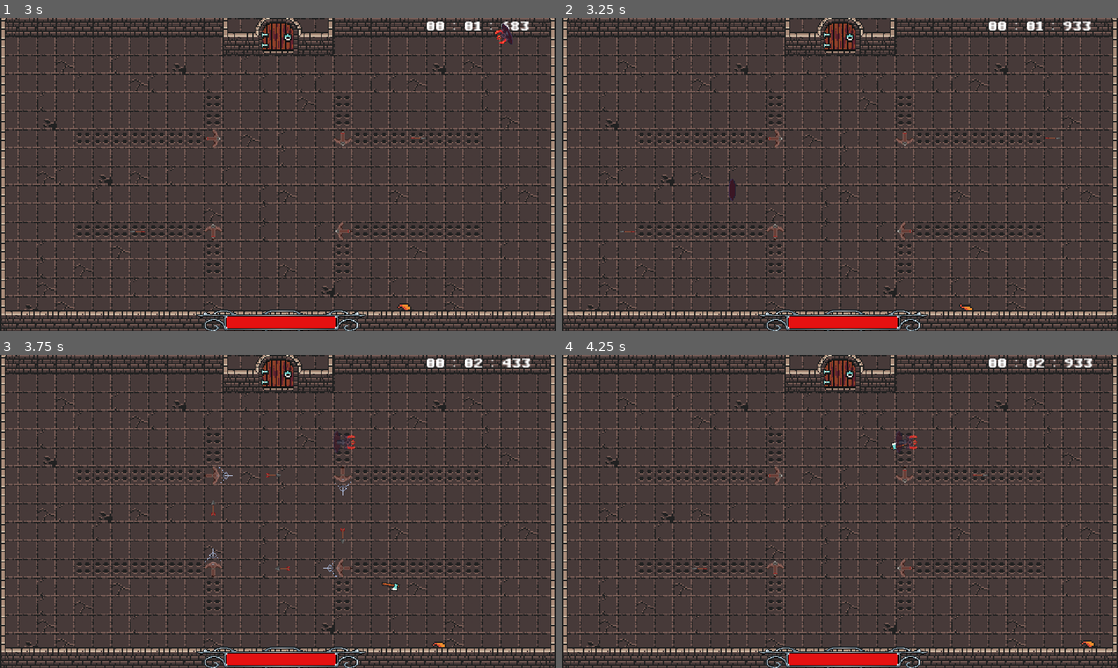
Above: before the commit, frames 1-4 (two rows, left to right).
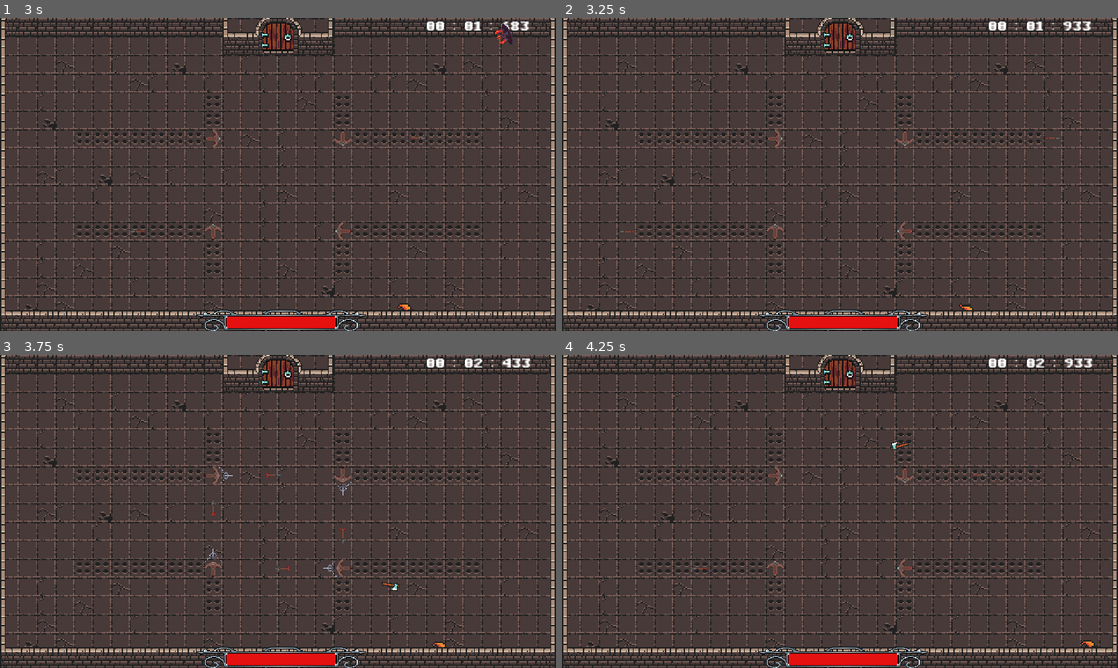
Above: after the commit, the same moments.

Repository: Thomas-Raveneau/SocialDungeons
Game: Godot game, scene res://Scenes/Menus/Main/Main.tscn
The game is run twice, just before and just after one commit, with the same random seed, the same clock (stepped at 60 frames per second) and the same inputs.
Inputs (mouse positions are in pixels of both pictures, inside the frame that each line leads up to):
- Up to frame 1 (3 s): click (278, 143) at 0.5 s; click "Current highscore for Dungeon…" at 1.25 s; move the mouse to (511, 30) at 2.02 s; hold D (move_right) 2.03-2.78 s; hold A (action_spell_02) 2.03-2.78 s; move the mouse to (166, 190) at 2.77 s; hold S (move_down) from 2.78 s (still down); tap Shift (action_dash) at 2.85 s
- Up to frame 2 (3.25 s): keep holding S (move_down); tap A (action_spell_02) at 3.05 s
- Up to frame 3 (3.75 s): move the mouse to (333, 442) at 3.52 s; release S (move_down) at 3.53 s; hold D (move_right) from 3.53 s (still down); hold A (action_spell_02) from 3.53 s (still down); click (333, 442) at 3.6 s
- Up to frame 4 (4.25 s): keep holding D (move_right); keep holding A (action_spell_02)

Frame 1 is identical in both runs. In frame 2, less than 0.1% of the frame differs, in the area x 30-32%, y 51-59%; in frame 3, 0.1%, in the area x 60-64%, y 24-32%; in frame 4, 0.1%.

Commit message:
[ADD] - portal spear attack cooldown and utils

Diff:
--- a/Scenes/Player/Player.gd
+++ b/Scenes/Player/Player.gd
@@ -19,12 +19,17 @@
 export var BASIC_ATTACK_SPEED: float = 15.0
 export var BASIC_ATTACK_DAMAGE: float = 5.0
 export var BASIC_ATTACK_COOLDOWN: float = 0.1
+export var PORTAL_SPEAR_ATTACK_DAMAGE: float = 5.0
+export var PORTAL_SPEAR_ATTACK_COOLDOWN: float = 1.0
 
 # SPELLS TIMERS
 onready var basic_attack_timer: Timer = $BasicAttackTimer
+onready var portal_spear_attack_timer: Timer = $PortalSpearAttackTimer
 
 # SPELLS UTILS
-var can_basic_attack = true
+var can_basic_attack: bool = true
+var can_portal_spear_attack: bool = true
+var current_portal_spear_attack = null
 
 # DAMAGE PARTICLE UTILS
 var damage_particle_dir = Vector2(0, -25)
@@ -43,7 +48,6 @@
 var is_taking_damage: bool = false
 var velocity: Vector2 = Vector2()
 var knockback: Vector2 = Vector2()
-var current_portal_spear_attack = null
 var last_step: int = -1
 
 # NODES
@@ -69,6 +73,7 @@
 	dash_cooldown_timer.wait_time = DASH_COOLDOWN
 
 	basic_attack_timer.wait_time = BASIC_ATTACK_COOLDOWN
+	portal_spear_attack_timer.wait_time = PORTAL_SPEAR_ATTACK_COOLDOWN
 
 	_set_hp(HEALTH)
 
@@ -163,11 +168,13 @@
 	basic_attack_timer.start()
 
 func _handle_portal_spear_attack_inputs() -> void:
+	if (!can_portal_spear_attack):
+		return
 	if (Input.is_action_just_pressed("action_spell_02")):
 		_portal_spear_placing()
-	if (Input.is_action_pressed("action_spell_02")):
+	if (Input.is_action_pressed("action_spell_02") and current_portal_spear_attack != null):
 		_portal_spear_orientating()
-	if (Input.is_action_just_released("action_spell_02")):
+	if (Input.is_action_just_released("action_spell_02") and current_portal_spear_attack != null):
 		_portal_spear_attacking()
 
 func _portal_spear_placing() -> void :
@@ -189,6 +196,8 @@
 
 func _portal_spear_attacking():
 	current_portal_spear_attack.attack()
+	can_portal_spear_attack = false
+	portal_spear_attack_timer.start()
 	current_portal_spear_attack = null
 
 func _handle_inputs() -> void:
@@ -308,3 +317,6 @@
 
 func _on_BasicAttackTimer_timeout():
 	can_basic_attack = true
+
+func _on_PortalSpearAttackTimer_timeout():
+	can_portal_spear_attack = true
--- a/Scenes/Player/Player.tscn
+++ b/Scenes/Player/Player.tscn
@@ -60,6 +60,9 @@
 [node name="BasicAttackTimer" type="Timer" parent="."]
 one_shot = true
 
+[node name="PortalSpearAttackTimer" type="Timer" parent="."]
+one_shot = true
+
 [node name="DashDuration" type="Timer" parent="."]
 one_shot = true
 
@@ -85,6 +88,7 @@
 volume_db = -44.216
 
 [connection signal="timeout" from="BasicAttackTimer" to="." method="_on_BasicAttackTimer_timeout"]
+[connection signal="timeout" from="PortalSpearAttackTimer" to="." method="_on_PortalSpearAttackTimer_timeout"]
 [connection signal="timeout" from="DashDuration" to="." method="_on_DashDuration_timeout"]
 [connection signal="timeout" from="DashCooldown" to="." method="_on_DashCooldown_timeout"]
 [connection signal="timeout" from="Invicibility" to="." method="_on_Invicibility_timeout"]
